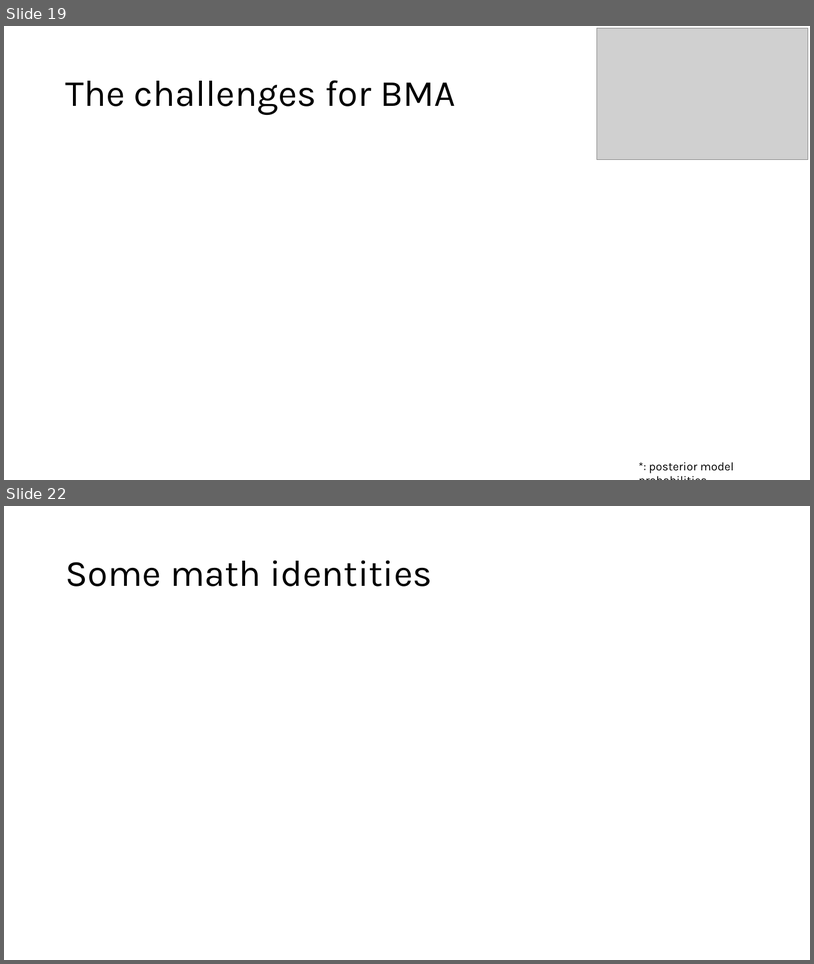
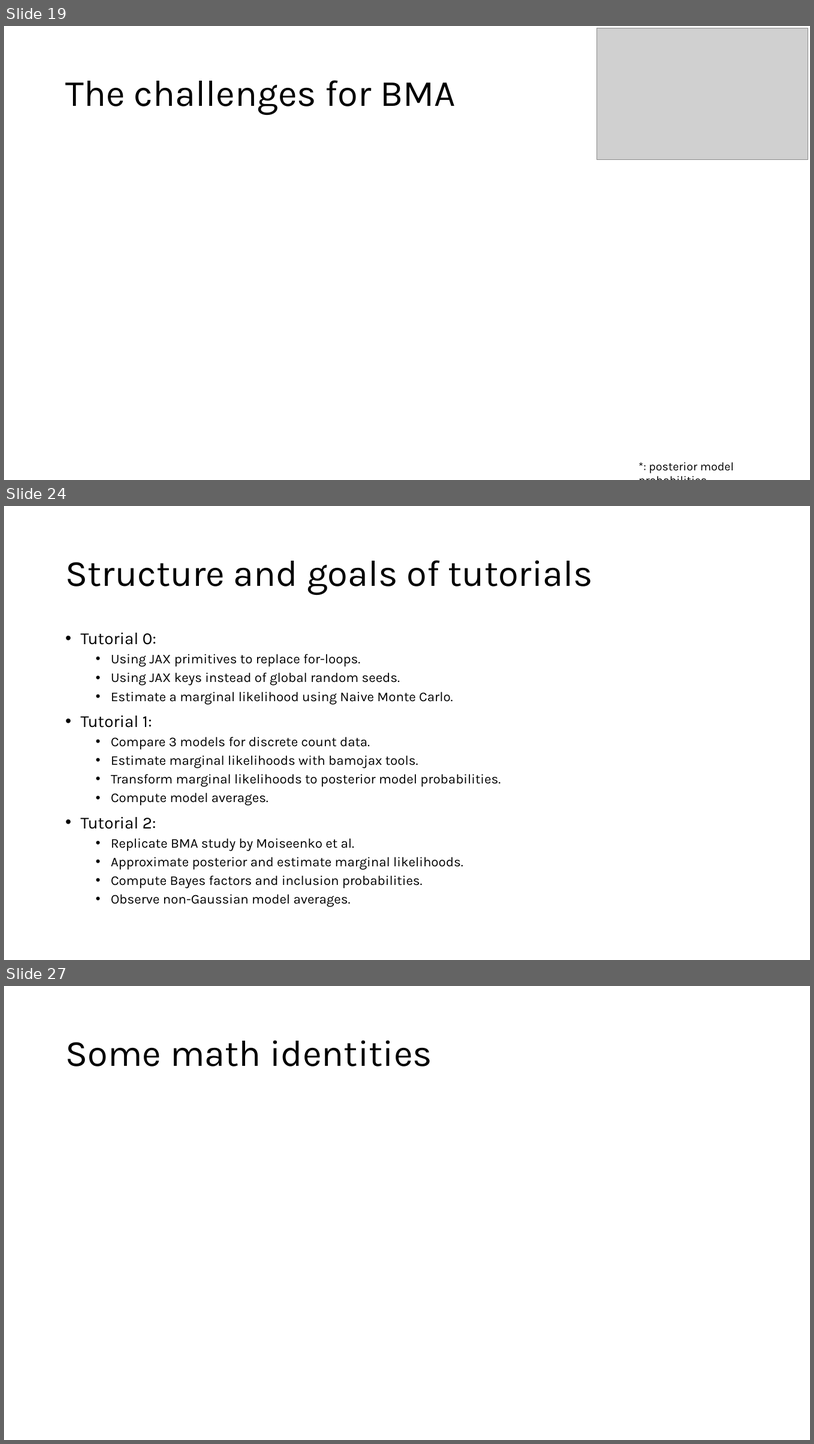
Before and after one commit to UncertaintyInComplexSystems/BMA_Workshop, a slide deck: BMA workshop intro lecture.pptx. Shown one above the other, each under a label of ours: slides 19 and 22 before the commit, slides 19, 24 and 27 after it; the slides between them are not shown. The pictures are 814x964 and 814x1444 pixels, drawn with LibreOffice and Linux fonts; fonts in the diff are those of the drawing; grey boxes stand for pictures. Boxes give left, top, right and bottom in pixels: in the first picture for what was removed or moved away, otherwise in the second. Text is boxed around its words. In the diff, an @@ line names an element or a change of style, - is before the commit and + after.

```diff
--- a/BMA workshop intro lecture.pptx
+++ b/BMA workshop intro lecture.pptx
@@ slide 24 added at (x1=4, y1=506, x2=810, y2=960), background #FFFFFF @@
@@ title added at (x1=65, y1=560, x2=593, y2=595), 44 pt, text #000000 @@
+Structure and goals of tutorials
@@ text added at (x1=81, y1=632, x2=501, y2=907), 16 pt, text #000000 @@
+• Tutorial 0:
+  • Using JAX primitives to replace for-loops.
+  • Using JAX keys instead of global random seeds.
+  • Estimate a marginal likelihood using Naive Monte Carlo.
+• Tutorial 1:
+  • Compare 3 models for discrete count data.
+  • Estimate marginal likelihoods with bamojax tools.
+  • Transform marginal likelihoods to posterior model probabilities.
+  • Compute model averages.
+• Tutorial 2:
+  • Replicate BMA study by Moiseenko et al.
+  • Approximate posterior and estimate marginal likelihoods.
+  • Compute Bayes factors and inclusion probabilities.
+  • Observe non-Gaussian model averages.
@@ what was slide 22 is now slide 27 @@
```
Also in this commit, not shown: 1 slide changed, 5 other slides added, 1 slide removed.
